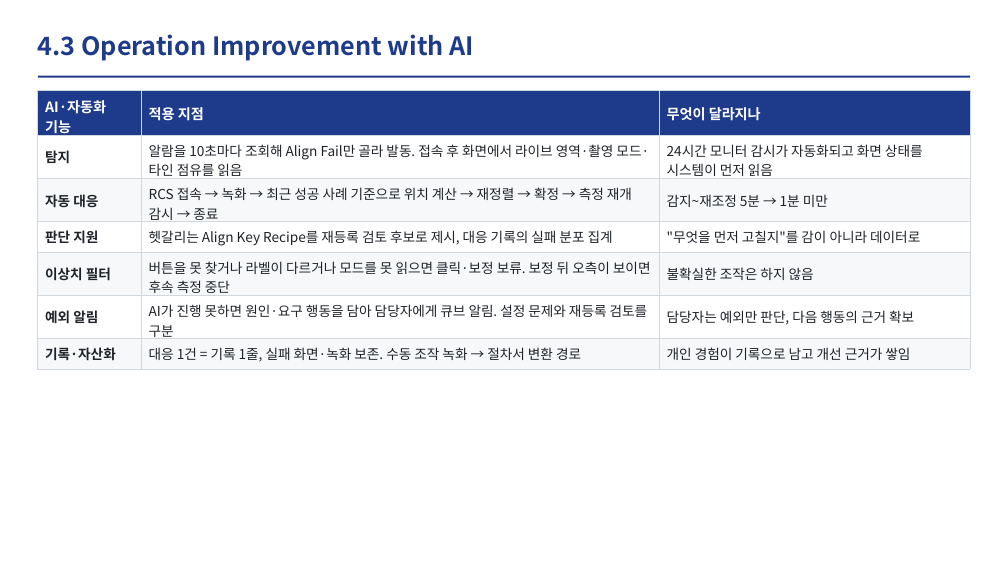
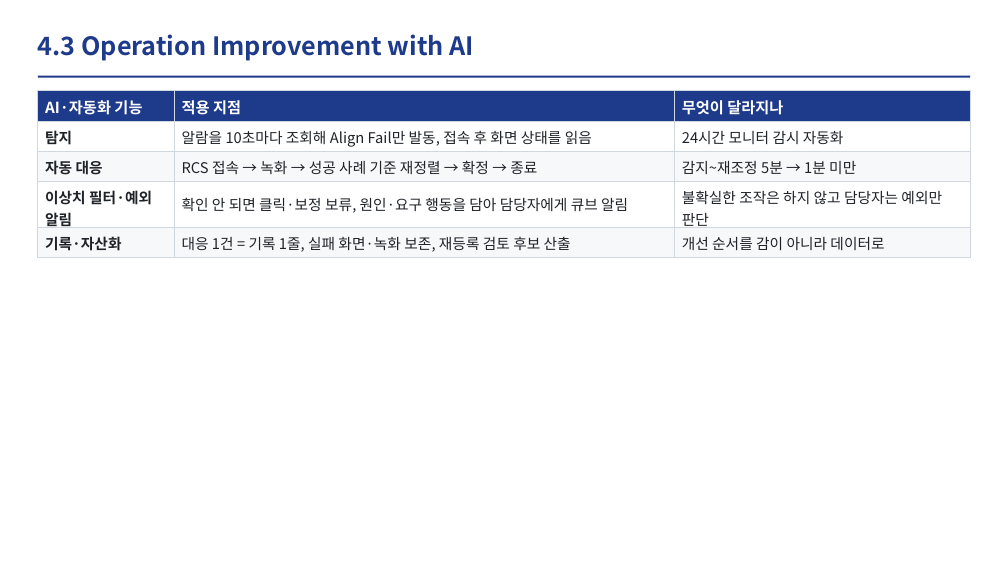
Before and after one commit to DarrenKoi/auto_recipe_creator, a slide deck: slide 10 of docs/project_progress/img/07/07_slides.pptx. Drawn at 1008x567 pixels with LibreOffice and Linux fonts; fonts in the diff are those of the drawing. Boxes give left, top, right and bottom in pixels: in the first picture for what was removed or moved away, otherwise in the second. Text is boxed around its words. In the diff, an @@ line names an element or a change of style, - is before the commit and + after.

```diff
--- a/docs/project_progress/img/07/07_slides.pptx
+++ b/docs/project_progress/img/07/07_slides.pptx
@@ table at <box>38,91,970,256</box> @@
-row 2: 탐지 | 알람을 10초마다 조회해 Align Fail만 골라 발동. 접속 후 화면에서 라이브 영역·촬영 모드·타인 점유를 읽음 | 24시간 모니터 감시가 자동화되고 화면 상태를 시스템이 먼저 읽음
-row 3: 자동 대응 | RCS 접속 → 녹화 → 최근 성공 사례 기준으로 위치 계산 → 재정렬 → 확정 → 측정 재개 감시 → 종료 | 감지~재조정 5분 → 1분 미만
-row 4: 판단 지원 | 헷갈리는 Align Key Recipe를 재등록 검토 후보로 제시, 대응 기록의 실패 분포 집계 | "무엇을 먼저 고칠지"를 감이 아니라 데이터로
-row 5: 이상치 필터 | 버튼을 못 찾거나 라벨이 다르거나 모드를 못 읽으면 클릭·보정 보류. 보정 뒤 오측이 보이면 후속 측정 중단 | 불확실한 조작은 하지 않음
-row 6: 예외 알림 | AI가 진행 못하면 원인·요구 행동을 담아 담당자에게 큐브 알림. 설정 문제와 재등록 검토를 구분 | 담당자는 예외만 판단, 다음 행동의 근거 확보
-row 7: 기록·자산화 | 대응 1건 = 기록 1줄, 실패 화면·녹화 보존. 수동 조작 녹화 → 절차서 변환 경로 | 개인 경험이 기록으로 남고 개선 근거가 쌓임
+row 2: 탐지 | 알람을 10초마다 조회해 Align Fail만 발동, 접속 후 화면 상태를 읽음 | 24시간 모니터 감시 자동화
+row 3: 자동 대응 | RCS 접속 → 녹화 → 성공 사례 기준 재정렬 → 확정 → 종료 | 감지~재조정 5분 → 1분 미만
+row 4: 이상치 필터·예외 알림 | 확인 안 되면 클릭·보정 보류, 원인·요구 행동을 담아 담당자에게 큐브 알림 | 불확실한 조작은 하지 않고 담당자는 예외만 판단
+row 5: 기록·자산화 | 대응 1건 = 기록 1줄, 실패 화면·녹화 보존, 재등록 검토 후보 산출 | 개선 순서를 감이 아니라 데이터로
```
Also in this commit, not shown: 2 other files.
